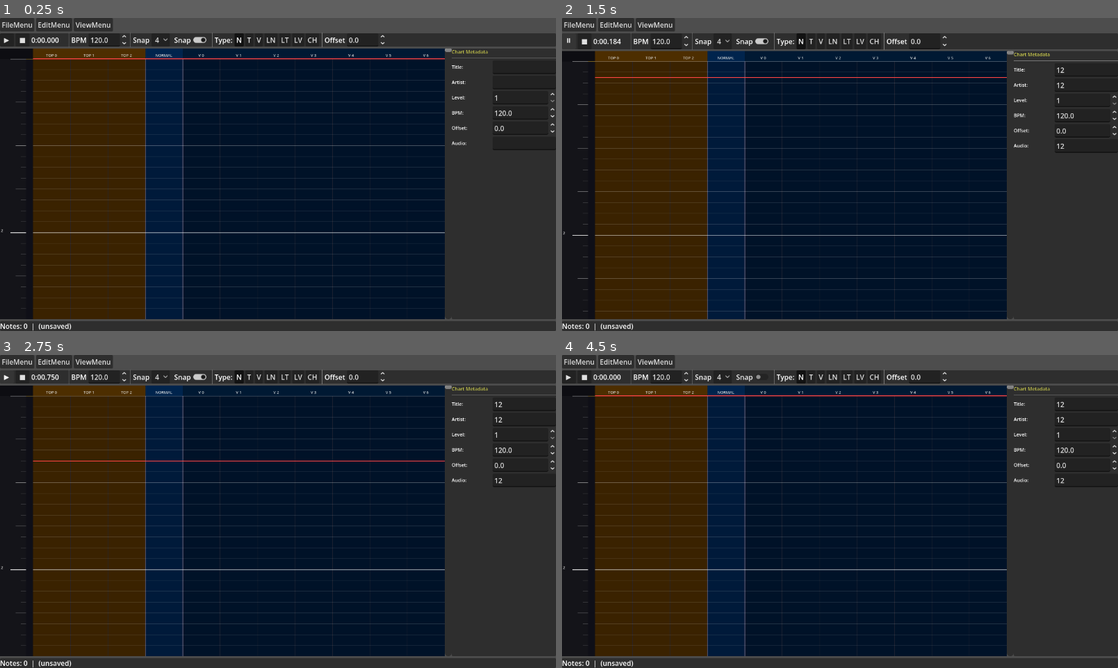
Above: before the commit, frames 1-4 (two rows, left to right).
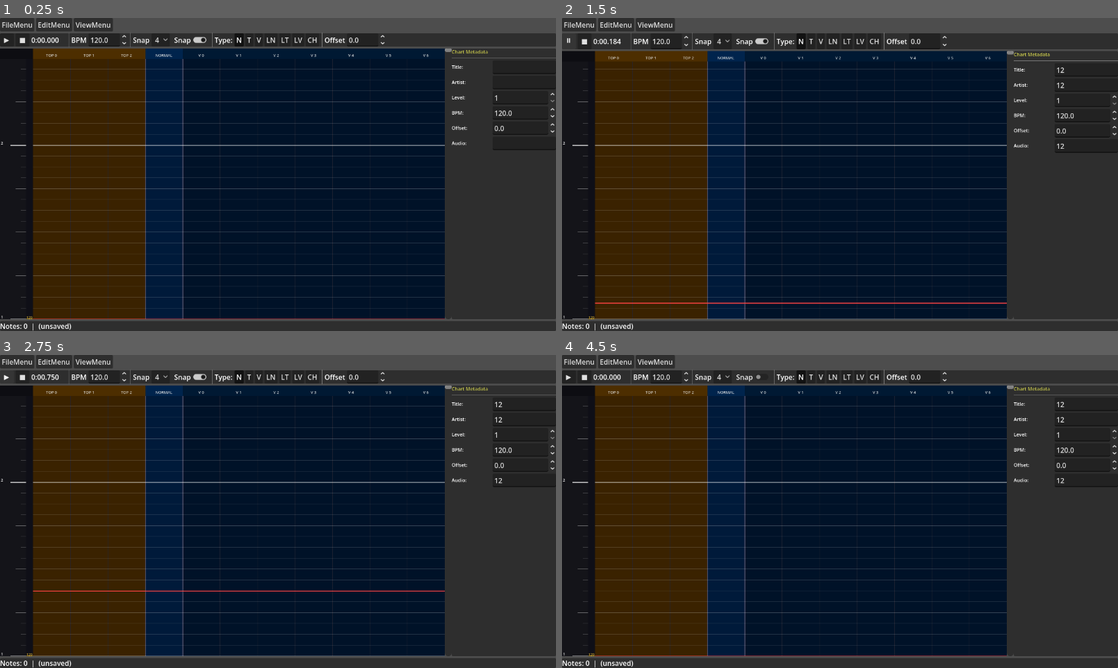
Above: after the commit, the same moments.

Repository: t1a1k1u1/hockey-chart-editor
Game: Godot game, scene res://scenes/ChartEditor.tscn
Two runs of this game, one before a commit and one after it. Both use one fixed random seed, a clock stepped at 60 frames per second and the inputs below.
Inputs (mouse positions are in pixels of both pictures, inside the frame that each line leads up to):
- Up to frame 1 (0.25 s): no input
- Up to frame 2 (1.5 s): click (1084, 68) at 0.52 s; type "12" at 0.6 s; click (1084, 83) at 0.75 s; type "12" at 0.83 s; click (1084, 143) at 0.98 s; type "12" at 1.07 s; click "▶" at 1.25 s
- Up to frame 3 (2.75 s): click "⏸" at 2 s
- Up to frame 4 (4.5 s): click "■" at 2.75 s; click "4" at 3.5 s; click "Snap" at 4.25 s

The runs differ from the first frame. In frame 1, 4.4% of the frame differs, in the area x 0-80%, y 12-97%; in frame 2, 5.8%, in the area x 0-80%, y 13-97%; in frame 3, 4.5%; in frame 4, 4.4%.

Commit message:
Task 7 done: Timeline flip (bottom=early) + window resize fix

Diff:
--- a/scripts/ChartEditorMain.gd
+++ b/scripts/ChartEditorMain.gd
@@ -162,6 +162,12 @@
 	# Connect window close request
 	get_tree().get_root().close_requested.connect(_on_window_close_requested)
 
+	# Window resize: keep RootVBox filling the window
+	get_viewport().size_changed.connect(_on_window_resized)
+	if vbox:
+		vbox.set_deferred("size", Vector2(DisplayServer.window_get_size()))
+		vbox.set_deferred("position", Vector2.ZERO)
+
 	# Wire up Timeline signals and callbacks (use dynamic connect since timeline is typed Control)
 	if timeline:
 		if timeline.has_signal("note_placed"):
@@ -1065,13 +1071,13 @@
 	if timeline:
 		timeline.playhead_time = time
 		timeline.queue_redraw()
-	# Auto-scroll: keep playhead near the 80% mark of the visible timeline width
+	# Auto-scroll (flipped axis: bottom=early time): keep playhead near bottom 10%
 	if timeline and timeline.size.y > 0:
-		var visible_height = (timeline.size.y - 24.0) / pixels_per_second
+		var visible_duration = (timeline.size.y - 24.0) / pixels_per_second
 		var scroll_start = timeline.scroll_offset
-		# Only scroll if playhead is near the bottom 20% or above visible area
-		if time > scroll_start + visible_height * 0.8 or time < scroll_start:
-			var target_scroll = time - visible_height * 0.8
+		# Scroll when playhead exits the lower 80% of visible area or goes above visible area
+		if time < scroll_start or time > scroll_start + visible_duration * 0.8:
+			var target_scroll = time - visible_duration * 0.1
 			timeline.scroll_offset = max(0.0, target_scroll)
 			# Sync VScrollBar
 			var vscroll = get_node_or_null("RootVBox/MainArea/TimelineArea/VScrollBar")
@@ -1105,4 +1111,10 @@
 	else:
 		push_error(msg)
 
-#endregion
+func _on_window_resized() -> void:
+	var vbox = get_node_or_null("RootVBox")
+	if vbox:
+		vbox.set_deferred("size", Vector2(DisplayServer.window_get_size()))
+		vbox.set_deferred("position", Vector2.ZERO)
+
+#endregion
--- a/scripts/Timeline.gd
+++ b/scripts/Timeline.gd
@@ -92,10 +92,10 @@
 	return (size.x - CONTENT_OFFSET_X) / float(NUM_COLS)
 
 func time_to_y(time: float) -> float:
-	return TRACK_HEADER_HEIGHT + (time - scroll_offset) * pixels_per_second
+	return size.y - (time - scroll_offset) * pixels_per_second
 
 func y_to_time(y: float) -> float:
-	return (y - TRACK_HEADER_HEIGHT) / pixels_per_second + scroll_offset
+	return (size.y - y) / pixels_per_second + scroll_offset
 
 func col_to_x(col: int) -> float:
 	var cw = get_col_width()
@@ -133,6 +133,7 @@
 	if chart_data != null:
 		bpm_changes = chart_data.meta.get("bpm_changes", [])
 
+	# Flipped axis: bottom = early time (scroll_offset), top = later time
 	var visible_start = scroll_offset
 	var visible_end = scroll_offset + (h - TRACK_HEADER_HEIGHT) / pixels_per_second
 
@@ -689,7 +690,8 @@
 
 	if _note_move_active and _note_move_index >= 0:
 		var dy = mme.position.y - _note_move_origin_mouse_y
-		var dt = dy / pixels_per_second
+		# Flipped axis: moving down (positive dy) = earlier time (smaller time)
+		var dt = -dy / pixels_per_second
 		var new_time = max(0.0, _snap_time(_note_move_original_time + dt))
 		_note_move_preview_time = new_time
 
@@ -840,10 +842,10 @@
 func _zoom_at(mouse_pos: Vector2, factor: float) -> void:
 	var time_at_mouse = y_to_time(mouse_pos.y)
 	var new_pps: float = clamp(pixels_per_second * factor, 50.0, 2000.0)
-	# Keep time_at_mouse at same Y position:
-	# y = TRACK_HEADER_HEIGHT + (time - scroll_offset) * pps
-	# => scroll_offset = time - (y - TRACK_HEADER_HEIGHT) / pps
-	scroll_offset = time_at_mouse - (mouse_pos.y - TRACK_HEADER_HEIGHT) / new_pps
+	# Keep time_at_mouse at same Y position (flipped axis):
+	# y = size.y - (time - scroll_offset) * pps
+	# => scroll_offset = time - (size.y - y) / pps
+	scroll_offset = time_at_mouse - (size.y - mouse_pos.y) / new_pps
 	scroll_offset = max(scroll_offset, 0.0)
 	pixels_per_second = new_pps
 	_update_vscroll()
--- /dev/null
+++ b/test/test_task7.gd
@@ -0,0 +1,54 @@
+extends SceneTree
+## Task 7 test: Timeline axis flip + window resize fix
+## Verify:
+##   1. Notes appear with early times at bottom, late times at top
+##   2. Playhead starts low and moves upward (or stays at bottom during playback)
+##   3. Timeline layout fills the window correctly
+
+var _frame: int = 0
+var _main_node = null
+var _tl = null
+var _chart_path = "D:/GoDot Projects/hockey/songs/sample/chart.json"
+
+func _initialize() -> void:
+	var scene: PackedScene = load("res://scenes/ChartEditor.tscn")
+	var root_scene = scene.instantiate()
+	get_root().add_child(root_scene)
+	_main_node = root_scene
+
+func _process(delta: float) -> bool:
+	_frame += 1
+
+	# Frame 1: load chart after _ready() has run
+	if _frame == 1:
+		if _main_node and _main_node.has_method("_load_from_path"):
+			_main_node.call("_load_from_path", _chart_path)
+		_tl = _main_node.get_node_or_null("RootVBox/MainArea/TimelineArea/Timeline") if _main_node else null
+
+	# Frame 3: verify axis orientation - early notes should be near bottom
+	if _frame == 3 and _tl != null:
+		var early_y = _tl.call("time_to_y", 0.0)
+		var late_y = _tl.call("time_to_y", 5.0)
+		if early_y > late_y:
+			print("ASSERT PASS: time_to_y(0) > time_to_y(5) — early time at bottom (y=%s > y=%s)" % [early_y, late_y])
+		else:
+			print("ASSERT FAIL: time_to_y(0) should be > time_to_y(5). Got %s vs %s" % [early_y, late_y])
+
+		# Verify y_to_time inverse
+		var mid_y = _tl.size.y * 0.5
+		var mid_time = _tl.call("y_to_time", mid_y)
+		var back_y = _tl.call("time_to_y", mid_time)
+		if abs(back_y - mid_y) < 1.0:
+			print("ASSERT PASS: y_to_time/time_to_y are inverse functions (error < 1px)")
+		else:
+			print("ASSERT FAIL: y_to_time/time_to_y mismatch: expected y=%s, got %s" % [mid_y, back_y])
+
+		# Verify RootVBox fills the window (resize fix)
+		var vbox = _main_node.get_node_or_null("RootVBox")
+		if vbox:
+			var win_size = Vector2(DisplayServer.window_get_size())
+			var vbox_size = vbox.size
+			print("Window size: %s, VBox size: %s" % [win_size, vbox_size])
+			# VBox should be close to window size (deferred set may take a frame)
+
+	return false
Not shown, added: test/test_task6.gd.uid
Not shown, changed: MEMORY.md
Not shown, changed: PLAN.md
